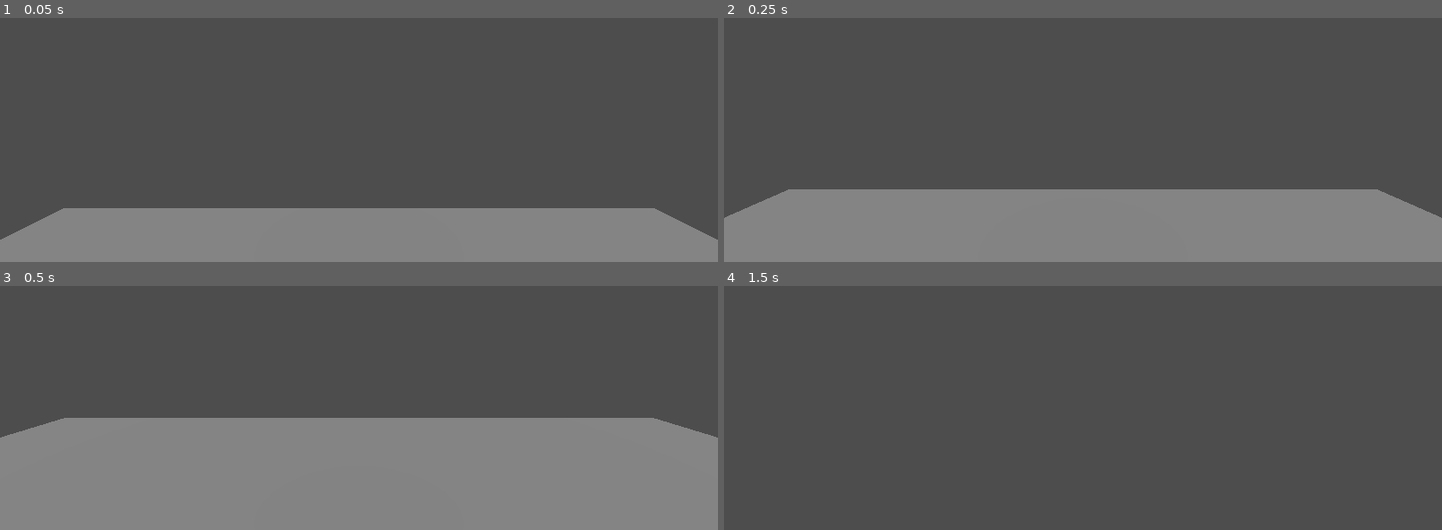
Above: before the commit, frames 1-4 (two rows, left to right).
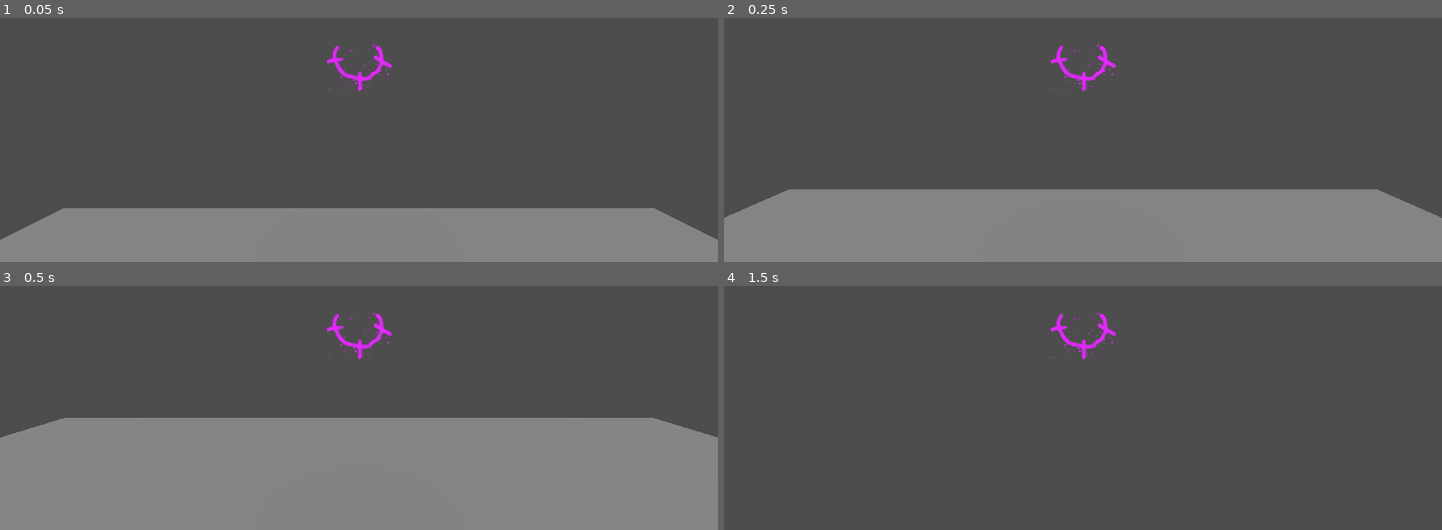
Above: after the commit, the same moments.

Repository: BillyJoelsNightmareExplosion/doomed-tales
Game: Godot game, scene res://main.tscn
Same seed, same stepped clock (60 frames per second), same inputs: the game is played once before the commit and once after it.
Inputs (mouse positions are in pixels of both pictures, inside the frame that each line leads up to):
- Up to frame 1 (0.05 s): no input
- Up to frame 2 (0.25 s): no input
- Up to frame 3 (0.5 s): no input
- Up to frame 4 (1.5 s): move the mouse to (1118, 327) at 0.52 s; hold W (move_up) from 0.53 s (still down); click (1118, 327) at 0.6 s; tap Space (jump) at 0.77 s; tap Enter at 1.25 s; move the mouse to (1047, 329) at 1.27 s; click (1047, 329) at 1.35 s

The runs differ from the first frame. In frame 1, 0.4% of the frame differs, in the area x 45-55%, y 2-32%; in frame 2, 0.4%; in frame 3, 0.4%; in frame 4, 0.4%.

Commit message:
added base_enemy and girlboss

Diff:
--- a/stupidAssCastle/CharacterBody3D.gd
+++ b/stupidAssCastle/CharacterBody3D.gd
@@ -6,9 +6,13 @@
 @export var JUMP_VELOCITY = 4.5
 @export var LOOK_SENSITVITY = 1
 
+@export var DAMAGE = 1
+
 var mouse_sense = 0.1
 
 @onready var head = $Head
+@onready var aimcast = $Head/Camera3D/AimCast
+@onready var muzzle = $Head/Gun/Muzzle
 
 # Get the gravity from the project settings to be synced with RigidBody nodes.
 var gravity = ProjectSettings.get_setting("physics/3d/default_gravity")
@@ -17,6 +21,21 @@
     pass
 
 func _physics_process(delta):
+
+    if Input.is_action_just_pressed("fire"):
+        if aimcast.is_colliding():
+            var bullet = get_world_3d().direct_space_state
+            var query = PhysicsRayQueryParameters3D.create(muzzle.global_transform.origin, aimcast.get_collision_point())
+            var collision = bullet.intersect_ray(query)
+
+            if collision:
+                var target = collision.collider
+
+                if target.is_in_group("enemy"):
+                    print("hit enemy")
+                    target.health -= DAMAGE
+
+
     # Add the gravity.
     if not is_on_floor():
         velocity.y -= gravity * delta
--- /dev/null
+++ b/stupidAssCastle/base_enemy.gd
@@ -0,0 +1,13 @@
+extends CharacterBody3D
+
+# Get the gravity from the project settings to be synced with RigidBody nodes.
+var gravity = ProjectSettings.get_setting("physics/3d/default_gravity")
+
+var health = 3
+
+func _ready():
+    pass
+
+func _process(delta):
+    if health <= 0:
+        queue_free()
--- /dev/null
+++ b/stupidAssCastle/base_enemy.tscn
@@ -0,0 +1,20 @@
+[gd_scene load_steps=5 format=3 uid="uid://cynx7bnmx6xbn"]
+
+[ext_resource type="Script" path="res://base_enemy.gd" id="1_v8bym"]
+
+[sub_resource type="StandardMaterial3D" id="StandardMaterial3D_bcar1"]
+albedo_color = Color(1, 0, 0.0666667, 1)
+
+[sub_resource type="CapsuleMesh" id="CapsuleMesh_og76p"]
+
+[sub_resource type="CapsuleShape3D" id="CapsuleShape3D_68g60"]
+
+[node name="CharacterBody3D" type="CharacterBody3D" groups=["enemy"]]
+script = ExtResource("1_v8bym")
+
+[node name="MeshInstance3D" type="MeshInstance3D" parent="."]
+material_override = SubResource("StandardMaterial3D_bcar1")
+mesh = SubResource("CapsuleMesh_og76p")
+
+[node name="CollisionShape3D" type="CollisionShape3D" parent="."]
+shape = SubResource("CapsuleShape3D_68g60")
--- a/stupidAssCastle/character.tscn
+++ b/stupidAssCastle/character.tscn
@@ -1,6 +1,7 @@
-[gd_scene load_steps=4 format=3 uid="uid://rvlyxsc8kbwx"]
+[gd_scene load_steps=5 format=3 uid="uid://rvlyxsc8kbwx"]
 
 [ext_resource type="Script" path="res://CharacterBody3D.gd" id="1_s478a"]
+[ext_resource type="Texture2D" uid="uid://bjsvqjdrq1250" path="res://art/textures/girlpower.png" id="2_son2r"]
 
 [sub_resource type="CapsuleShape3D" id="CapsuleShape3D_xobxx"]
 
@@ -19,3 +20,29 @@
 
 [node name="Camera3D" type="Camera3D" parent="Head"]
 transform = Transform3D(1, 0, 0, 0, 1, 0, 0, 0, 1, 0, 0.520103, -0.536243)
+
+[node name="Control" type="Control" parent="Head/Camera3D"]
+layout_mode = 3
+anchors_preset = 8
+anchor_left = 0.5
+anchor_top = 0.5
+anchor_right = 0.5
+anchor_bottom = 0.5
+grow_horizontal = 2
+grow_vertical = 2
+
+[node name="TextureRect" type="TextureRect" parent="Head/Camera3D/Control"]
+layout_mode = 0
+offset_left = -61.0
+offset_top = -61.0
+offset_right = 67.0
+offset_bottom = 67.0
+texture = ExtResource("2_son2r")
+
+[node name="AimCast" type="RayCast3D" parent="Head/Camera3D"]
+target_position = Vector3(0, 0, -100)
+
+[node name="Gun" type="Node3D" parent="Head"]
+transform = Transform3D(1, 0, 0, 0, 1, 0, 0, 0, 1, 0, 0.520103, -0.536243)
+
+[node name="Muzzle" type="Node3D" parent="Head/Gun"]
--- a/stupidAssCastle/main.tscn
+++ b/stupidAssCastle/main.tscn
@@ -1,8 +1,9 @@
-[gd_scene load_steps=4 format=3 uid="uid://d18qlq07twuqw"]
+[gd_scene load_steps=5 format=3 uid="uid://d18qlq07twuqw"]
 
 [ext_resource type="Script" path="res://main.gd" id="1_14qcd"]
 [ext_resource type="PackedScene" uid="uid://rvlyxsc8kbwx" path="res://character.tscn" id="1_wjn2o"]
 [ext_resource type="PackedScene" uid="uid://dnblhhrg6blt6" path="res://environment.tscn" id="2_e2slr"]
+[ext_resource type="PackedScene" uid="uid://cynx7bnmx6xbn" path="res://base_enemy.tscn" id="4_m3fr7"]
 
 [node name="Main" type="Node3D"]
 script = ExtResource("1_14qcd")
@@ -11,3 +12,6 @@
 transform = Transform3D(1, 0, 0, 0, 1, 0, 0, 0, 1, 0, 2, 0)
 
 [node name="environment" parent="." instance=ExtResource("2_e2slr")]
+
+[node name="CharacterBody3D" parent="." instance=ExtResource("4_m3fr7")]
+transform = Transform3D(1, 0, 0, 0, 1, 0, 0, 0, 1, 5.85791, 1.45192, 0)
--- a/stupidAssCastle/project.godot
+++ b/stupidAssCastle/project.godot
@@ -42,3 +42,8 @@
 "events": [Object(InputEventKey,"resource_local_to_scene":false,"resource_name":"","device":-1,"window_id":0,"alt_pressed":false,"shift_pressed":false,"ctrl_pressed":false,"meta_pressed":false,"pressed":false,"keycode":0,"physical_keycode":32,"key_label":0,"unicode":32,"echo":false,"script":null)
 ]
 }
+fire={
+"deadzone": 0.5,
+"events": [Object(InputEventMouseButton,"resource_local_to_scene":false,"resource_name":"","device":-1,"window_id":0,"alt_pressed":false,"shift_pressed":false,"ctrl_pressed":false,"meta_pressed":false,"button_mask":0,"position":Vector2(0, 0),"global_position":Vector2(0, 0),"factor":1.0,"button_index":1,"canceled":false,"pressed":false,"double_click":false,"script":null)
+]
+}
Binary file added: stupidAssCastle/art/textures/girlpower.png
Not shown, added: stupidAssCastle/art/textures/girlpower.png.import
Not shown, added: artLibrary/textures/girlpower.png
